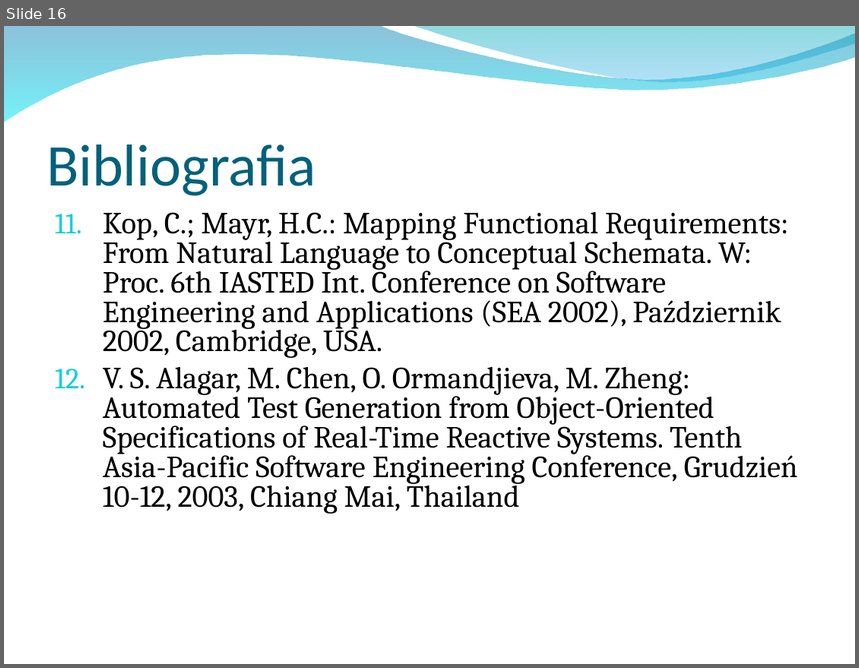
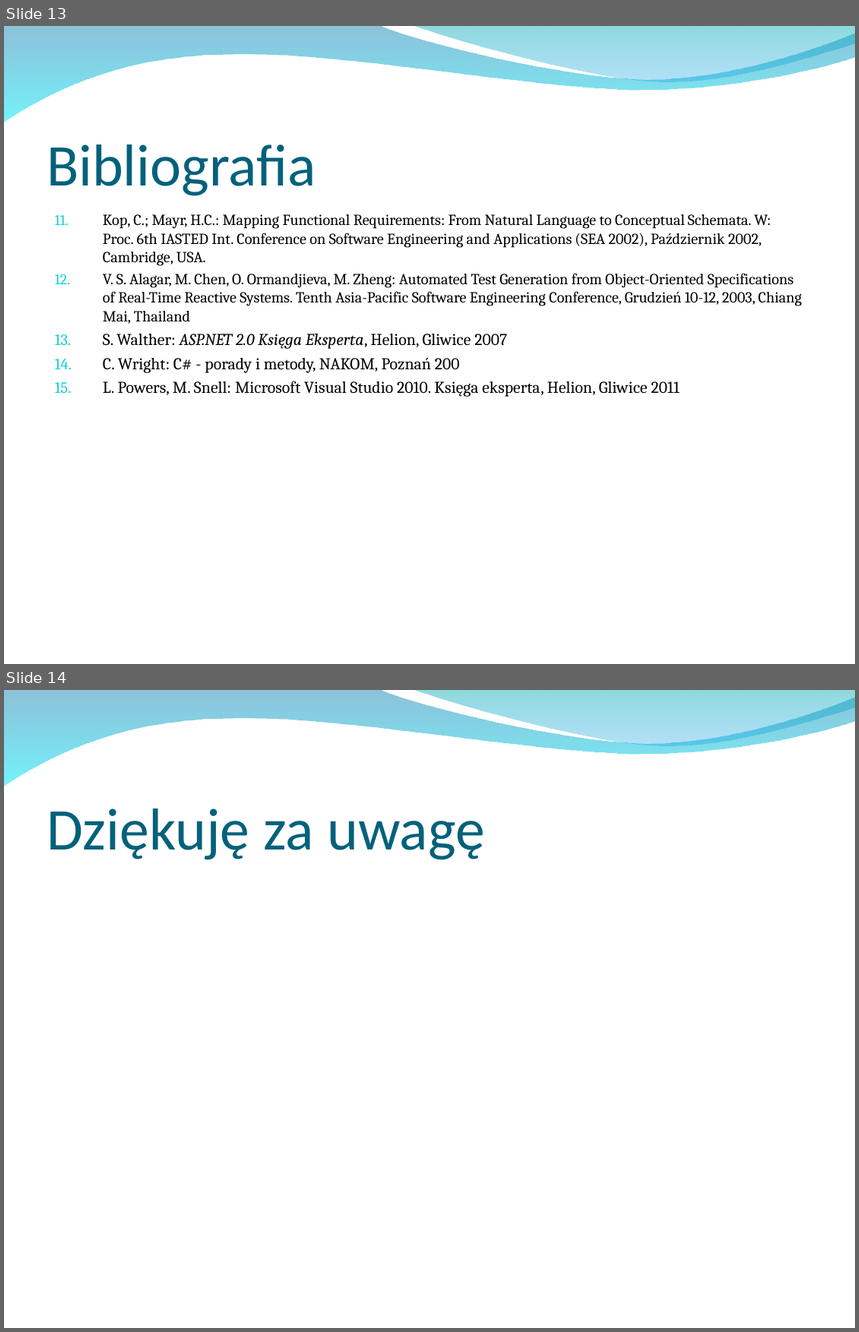
Before and after one commit to ges0/mgr, a slide deck: prezentacje/Seminarium1.ppt. Shown one above the other, each under a label of ours: slide 16 before the commit, slides 13 and 14 after it. The pictures are 859x668 and 859x1332 pixels, drawn with LibreOffice and Linux fonts; fonts in the diff are those of the drawing; background and template pictures are left out. Boxes give left, top, right and bottom in pixels: in the first picture for what was removed or moved away, otherwise in the second. Text is boxed around its words. In the diff, an @@ line names an element or a change of style, - is before the commit and + after.

```diff
--- a/prezentacje/Seminarium1.ppt
+++ b/prezentacje/Seminarium1.ppt
@@ slide 14 added at bbox=[4, 690, 855, 1328], background picture (left out); not listed: 2 template elements that a slide beside it also shows @@
@@ title added at bbox=[47, 809, 485, 860], 50 pt, text #04617B @@
+Dziękuję za uwagę
@@ what was slide 16 is now slide 13 @@
@@ slide 13 changed as well @@
@@ text at bbox=[103, 214, 802, 324]: size 26 to 13 pt in "Kop, C.; Mayr, H.C.: Mapping Functional Requirements: ...", "V. S. Alagar, M. Chen, O. Ormandjieva, ..."; line spacing 0.8 to 1; less space between paragraphs @@
@@ text at bbox=[103, 334, 680, 397]: paragraphs added @@
+13. S. Walther: ASP.NET 2.0 Księga Eksperta, Helion, Gliwice 2007
+14. C. Wright: C# - porady i metody, NAKOM, Poznań 200
+15. L. Powers, M. Snell: Microsoft Visual Studio 2010. Księga eksperta, Helion, Gliwice 2011
```
Also in this commit, not shown: 6 other slides changed, 3 slides removed.
